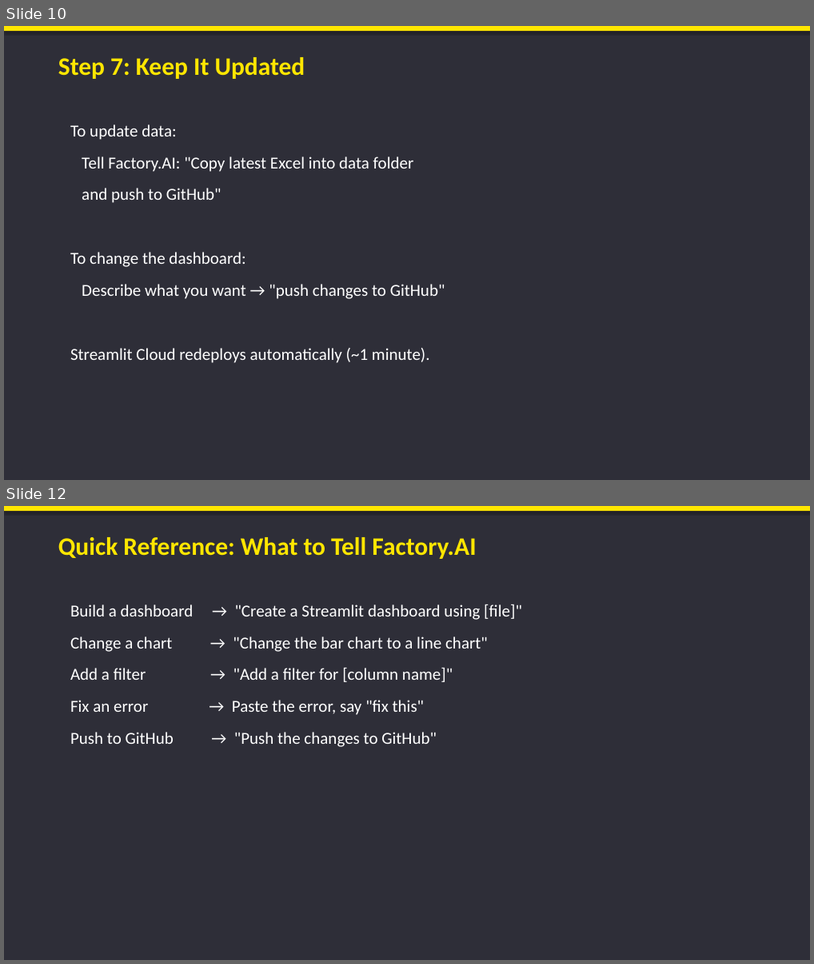
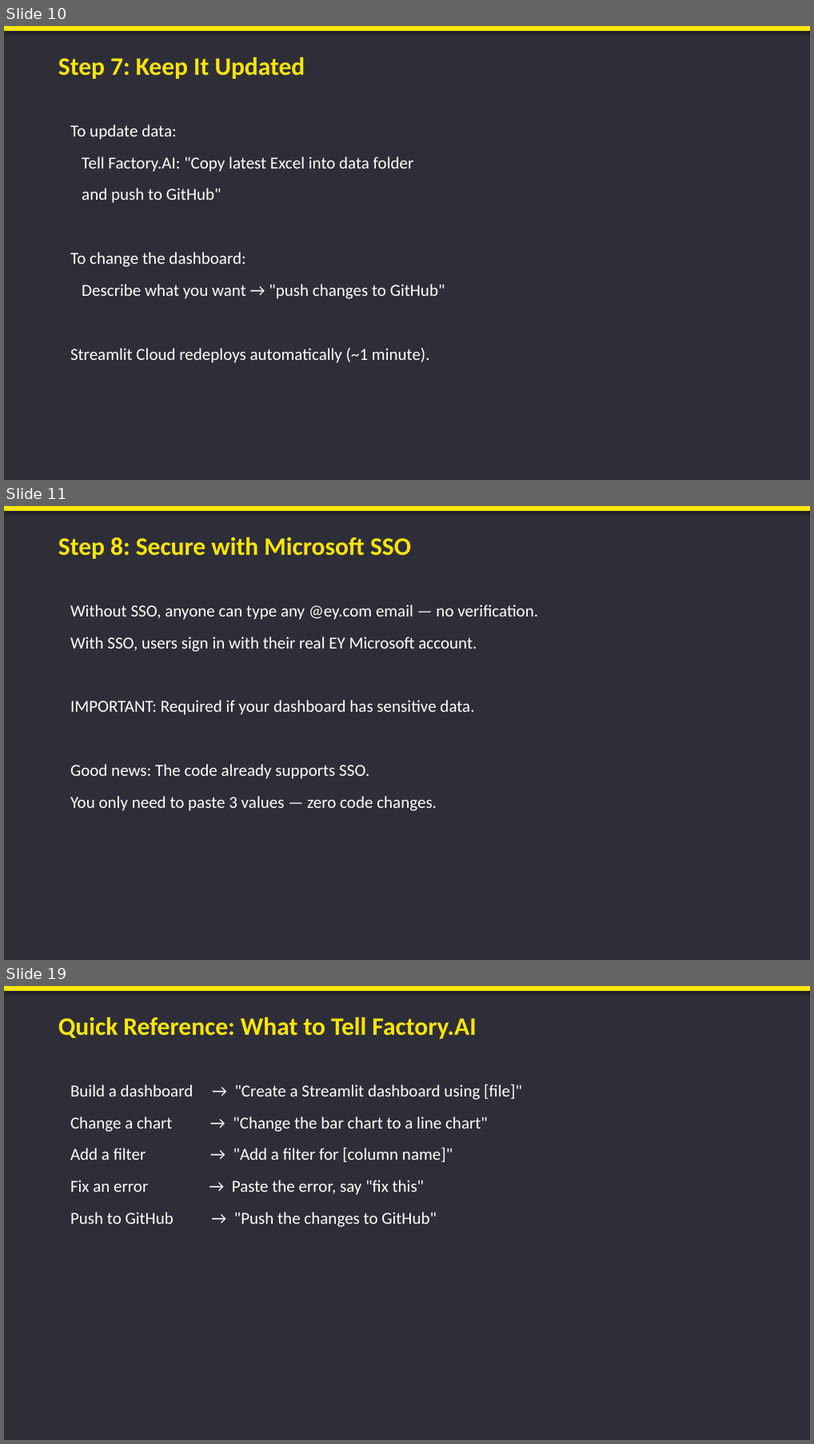
Before and after one commit to JustinDGold/Factory-Dashboard-demo, a slide deck: Factory_AI_Dashboard_Guide.pptx. Shown one above the other, each under a label of ours: slides 10 and 12 before the commit, slides 10, 11 and 19 after it; the slides between them are not shown. The pictures are 814x964 and 814x1444 pixels, drawn with LibreOffice and Linux fonts; fonts in the diff are those of the drawing. Boxes give left, top, right and bottom in pixels: in the first picture for what was removed or moved away, otherwise in the second. Text is boxed around its words. In the diff, an @@ line names an element or a change of style, - is before the commit and + after.

```diff
--- a/Factory_AI_Dashboard_Guide.pptx
+++ b/Factory_AI_Dashboard_Guide.pptx
@@ slide 11 added at box(4, 506, 810, 960), background #2E2E38 @@
@@ rectangle added at box(4, 506, 810, 511), fill #FFE600 @@
@@ text added at box(58, 537, 411, 559), 30 pt, text #FFE600, bold @@
+Step 8: Secure with Microsoft SSO
@@ text added at box(70, 604, 538, 811), 20 pt, text #FFFFFF @@
+Without SSO, anyone can type any @ey.com email — no verification.
+With SSO, users sign in with their real EY Microsoft account.
+IMPORTANT: Required if your dashboard has sensitive data.
+Good news: The code already supports SSO.
+You only need to paste 3 values — zero code changes.
@@ what was slide 12 is now slide 19 @@
```
Also in this commit, not shown: 1 slide changed, 6 other slides added, 4 other files.
